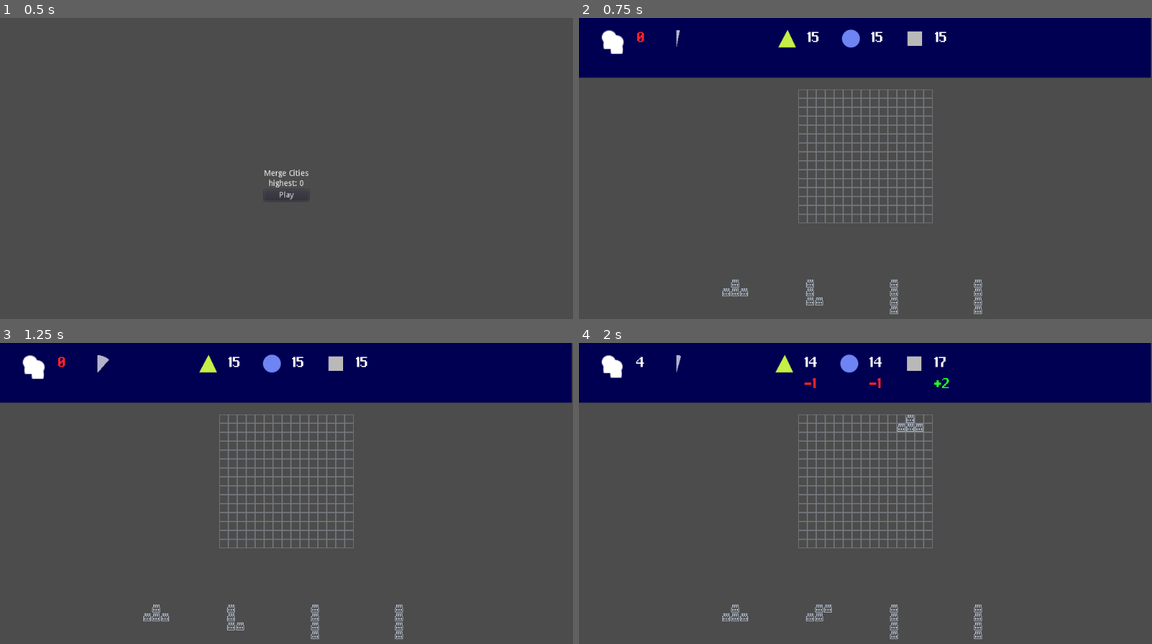
Above: before the commit, frames 1-4 (two rows, left to right).
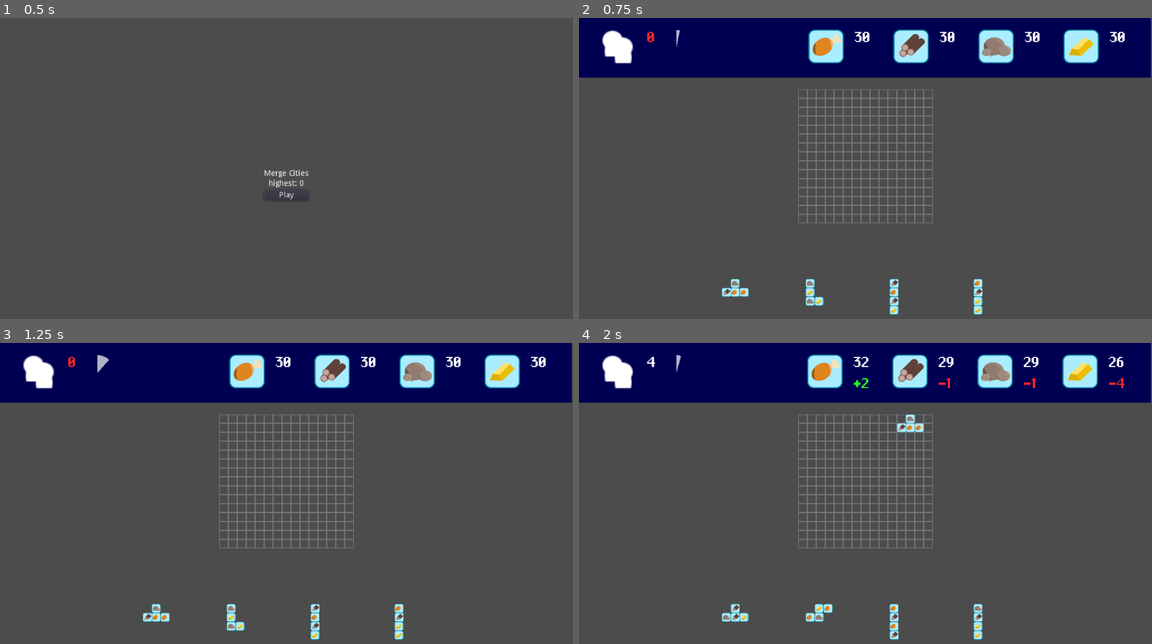
Above: after the commit, the same moments.

Repository: T4g1/gd-wildjam13
Game: Godot game, scene res://main.tscn
Same seed, same stepped clock (60 frames per second), same inputs: the game is played once before the commit and once after it.
Inputs (mouse positions are in pixels of both pictures, inside the frame that each line leads up to):
- Up to frame 1 (0.5 s): no input
- Up to frame 2 (0.75 s): click "Play" at 0.5 s
- Up to frame 3 (1.25 s): no input
- Up to frame 4 (2 s): tap Enter at 1.25 s; drag from (739, 622) to (922, 436) at 1.27 s

Frame 1 is identical in both runs. In frame 2, 4.4% of the frame differs, in the area x 3-96%, y 3-99%; in frame 3, 4.4%; in frame 4, 4.7%.

Commit message:
feat: display bloc icons

Diff:
--- a/nodes/City/City.tscn
+++ b/nodes/City/City.tscn
@@ -14,5 +14,6 @@
 
 [node name="Ghost" parent="." instance=ExtResource( 3 )]
 visible = false
+ghost = true
 
 [node name="Blocs" type="Node2D" parent="."]
--- a/nodes/GUIResources/GUIResources.gd
+++ b/nodes/GUIResources/GUIResources.gd
@@ -8,8 +8,9 @@
 
 func _ready():
 	resources_labels[ResourceType.Types.FOOD] = $Container/Resources/Food
-	resources_labels[ResourceType.Types.WATER] = $Container/Resources/Water
-	resources_labels[ResourceType.Types.IRON] = $Container/Resources/Iron
+	resources_labels[ResourceType.Types.WOOD] = $Container/Resources/Wood
+	resources_labels[ResourceType.Types.ROCK] = $Container/Resources/Rock
+	resources_labels[ResourceType.Types.GOLD] = $Container/Resources/Gold
 
 	for type in range(0, ResourceType.Types.size()):
 		var resource: ResourceLabels = resources_labels[type]
--- a/nodes/GUIResources/GUIResources.tscn
+++ b/nodes/GUIResources/GUIResources.tscn
@@ -1,12 +1,13 @@
-[gd_scene load_steps=8 format=2]
+[gd_scene load_steps=9 format=2]
 
 [ext_resource path="res://nodes/GUIResources/GUIResources.gd" type="Script" id=1]
 [ext_resource path="res://nodes/ResourceLabels/ResourceLabels.tscn" type="PackedScene" id=2]
 [ext_resource path="res://assets/population-icon.png" type="Texture" id=3]
 [ext_resource path="res://scripts/ConsumeBar.gd" type="Script" id=4]
-[ext_resource path="res://assets/food-icon.png" type="Texture" id=5]
-[ext_resource path="res://assets/water-icon.png" type="Texture" id=6]
-[ext_resource path="res://assets/iron-icon.png" type="Texture" id=7]
+[ext_resource path="res://assets/icons/food.png" type="Texture" id=5]
+[ext_resource path="res://assets/icons/wood.png" type="Texture" id=6]
+[ext_resource path="res://assets/icons/rock.png" type="Texture" id=7]
+[ext_resource path="res://assets/icons/gold.png" type="Texture" id=8]
 
 [node name="GUIResources" type="Control"]
 anchor_right = 1.0
@@ -45,29 +46,37 @@
 script = ExtResource( 4 )
 
 [node name="Resources" type="HBoxContainer" parent="Container"]
+anchor_left = 0.1
 anchor_top = 0.2
 anchor_right = 1.0
 anchor_bottom = 0.8
+margin_left = -93.9
 custom_constants/separation = 40
-alignment = 1
+alignment = 2
 __meta__ = {
 "_edit_lock_": true
 }
 
 [node name="Food" parent="Container/Resources" instance=ExtResource( 2 )]
-margin_left = 309.0
-margin_right = 389.0
+margin_left = 371.0
+margin_right = 483.0
 margin_bottom = 66.0
 icon = ExtResource( 5 )
 
-[node name="Water" parent="Container/Resources" instance=ExtResource( 2 )]
-margin_left = 429.0
-margin_right = 509.0
+[node name="Wood" parent="Container/Resources" instance=ExtResource( 2 )]
+margin_left = 523.0
+margin_right = 635.0
 margin_bottom = 66.0
 icon = ExtResource( 6 )
 
-[node name="Iron" parent="Container/Resources" instance=ExtResource( 2 )]
-margin_left = 549.0
-margin_right = 629.0
+[node name="Rock" parent="Container/Resources" instance=ExtResource( 2 )]
+margin_left = 675.0
+margin_right = 787.0
 margin_bottom = 66.0
 icon = ExtResource( 7 )
+
+[node name="Gold" parent="Container/Resources" instance=ExtResource( 2 )]
+margin_left = 827.0
+margin_right = 939.0
+margin_bottom = 66.0
+icon = ExtResource( 8 )
--- a/nodes/Grid/Grid.gd
+++ b/nodes/Grid/Grid.gd
@@ -43,14 +43,15 @@
 	$Content.clear()
 
 # Takes an array and copies it into the current grid
-# TODO: Gives tiles instead of boolean
-func set_content(array, size):
+func set_content(array, size, values):
 	$Content.clear()
 
+	var v_index := 0
 	for x in range(size):
 		for y in range(size):
 			if array[y][x]:
-				$Content.set_cell(x, y, 0)
+				$Content.set_cell(x, y, values[v_index])
+				v_index += 1
 
 # Compute how many cells are occupied
 func get_size():
--- a/nodes/Grid/Grid.tscn
+++ b/nodes/Grid/Grid.tscn
@@ -1,9 +1,13 @@
-[gd_scene load_steps=7 format=2]
+[gd_scene load_steps=11 format=2]
 
 [ext_resource path="res://nodes/Grid/Grid.gd" type="Script" id=1]
 [ext_resource path="res://assets/tiles/factory.png" type="Texture" id=2]
 [ext_resource path="res://assets/tiles/farm.png" type="Texture" id=3]
-[ext_resource path="res://assets/grid_lines.png" type="Texture" id=4]
+[ext_resource path="res://assets/tiles/food.png" type="Texture" id=4]
+[ext_resource path="res://assets/tiles/gold.png" type="Texture" id=5]
+[ext_resource path="res://assets/tiles/rock.png" type="Texture" id=6]
+[ext_resource path="res://assets/tiles/wood.png" type="Texture" id=7]
+[ext_resource path="res://assets/grid_lines.png" type="Texture" id=8]
 
 [sub_resource type="TileSet" id=1]
 0/name = "factory.png 0"
@@ -26,10 +30,50 @@
 1/navigation_offset = Vector2( 0, 0 )
 1/shapes = [  ]
 1/z_index = 0
+2/name = "food.png 2"
+2/texture = ExtResource( 4 )
+2/tex_offset = Vector2( 0, 0 )
+2/modulate = Color( 1, 1, 1, 1 )
+2/region = Rect2( 0, 0, 16, 16 )
+2/tile_mode = 0
+2/occluder_offset = Vector2( 0, 0 )
+2/navigation_offset = Vector2( 0, 0 )
+2/shapes = [  ]
+2/z_index = 0
+4/name = "gold.png 4"
+4/texture = ExtResource( 5 )
+4/tex_offset = Vector2( 0, 0 )
+4/modulate = Color( 1, 1, 1, 1 )
+4/region = Rect2( 0, 0, 16, 16 )
+4/tile_mode = 0
+4/occluder_offset = Vector2( 0, 0 )
+4/navigation_offset = Vector2( 0, 0 )
+4/shapes = [  ]
+4/z_index = 0
+5/name = "rock.png 5"
+5/texture = ExtResource( 6 )
+5/tex_offset = Vector2( 0, 0 )
+5/modulate = Color( 1, 1, 1, 1 )
+5/region = Rect2( 0, 0, 16, 16 )
+5/tile_mode = 0
+5/occluder_offset = Vector2( 0, 0 )
+5/navigation_offset = Vector2( 0, 0 )
+5/shapes = [  ]
+5/z_index = 0
+6/name = "wood.png 6"
+6/texture = ExtResource( 7 )
+6/tex_offset = Vector2( 0, 0 )
+6/modulate = Color( 1, 1, 1, 1 )
+6/region = Rect2( 0, 0, 16, 16 )
+6/tile_mode = 0
+6/occluder_offset = Vector2( 0, 0 )
+6/navigation_offset = Vector2( 0, 0 )
+6/shapes = [  ]
+6/z_index = 0
 
 [sub_resource type="TileSet" id=2]
 0/name = "grid_lines.png 0"
-0/texture = ExtResource( 4 )
+0/texture = ExtResource( 8 )
 0/tex_offset = Vector2( 0, 0 )
 0/modulate = Color( 1, 1, 1, 1 )
 0/region = Rect2( 0, 0, 16, 16 )
--- a/nodes/Polymino/Polymino.gd
+++ b/nodes/Polymino/Polymino.gd
@@ -38,6 +38,7 @@
 
 enum PolyminoShape { Z = 0, S, L, J, O, I, W }
 export(PolyminoShape) var shape = PolyminoShape.Z setget set_shape
+export(bool) var ghost := false
 
 var bloc_packed: PackedScene = preload("res://nodes/Bloc/Bloc.tscn")
 
@@ -48,15 +49,21 @@
 		return
 
 	shape = new_shape
+	var tiles := []
 
 	for __ in range(0, TETROMINO_SIZE):
 		# Create Bloc from prefab
 		var bloc: Bloc = bloc_packed.instance()
-		bloc.prod_type = randi() % ResourceType.Types.size()
+		var type := randi() % ResourceType.Types.size()
+		bloc.prod_type = type
 		blocs.push_front(bloc)
+		if !ghost:
+			tiles.push_front(ResourceType.TYPES_TILES_ID[type])
+		else:
+			tiles.push_front(0)
 
 	# TODO give types to set_content
-	$Grid.set_content(PATTERN[shape], TETROMINO_SIZE)
+	$Grid.set_content(PATTERN[shape], TETROMINO_SIZE, tiles)
 
 func _on_clicked():
 	emit_signal("clicked", self)
--- a/nodes/ResourceLabels/ResourceLabels.gd
+++ b/nodes/ResourceLabels/ResourceLabels.gd
@@ -12,23 +12,23 @@
 #var GREY: Color = Color('#838383')
 
 func _ready():
-  $Icon.texture = icon
-  if no_diff:
-    $Labels.remove_child(label_diff)
+	$Icon.texture = icon
+	if no_diff:
+		$Labels.remove_child(label_diff)
 
 func update_total(value: int):
-  label_total.text = str(value)
-  if value <= 0:
-    label_total.add_color_override("font_color", RED)
-  else:
-    label_total.add_color_override("font_color", Color(1,1,1))
+	label_total.text = str(value)
+	if value <= 0:
+		label_total.add_color_override("font_color", RED)
+	else:
+		label_total.add_color_override("font_color", Color(1,1,1))
 
 func update_diff(value: int):
-  if value > 0:
-    label_diff.text = '+' + str(value)
-    label_diff.add_color_override('font_color', GREEN)
-  elif value < 0:
-    label_diff.text = str(value)
-    label_diff.add_color_override('font_color', RED)
-  else:
-    label_diff.text = str('')
+	if value > 0:
+		label_diff.text = '+' + str(value)
+		label_diff.add_color_override('font_color', GREEN)
+	elif value < 0:
+		label_diff.text = str(value)
+		label_diff.add_color_override('font_color', RED)
+	else:
+		label_diff.text = str('')
--- a/nodes/ResourceLabels/ResourceLabels.tscn
+++ b/nodes/ResourceLabels/ResourceLabels.tscn
@@ -1,7 +1,7 @@
 [gd_scene load_steps=4 format=2]
 
 [ext_resource path="res://nodes/ResourceLabels/ResourceLabels.gd" type="Script" id=1]
-[ext_resource path="res://assets/food-icon.png" type="Texture" id=2]
+[ext_resource path="res://assets/tiles/food.png" type="Texture" id=2]
 [ext_resource path="res://assets/chi_kare_go.tres" type="DynamicFont" id=3]
 
 
@@ -13,15 +13,20 @@
 script = ExtResource( 1 )
 
 [node name="Icon" type="TextureRect" parent="."]
-margin_right = 32.0
-margin_bottom = 162.0
-size_flags_horizontal = 3
+margin_right = 64.0
+margin_bottom = 64.0
+rect_min_size = Vector2( 64, 64 )
+rect_clip_content = true
+size_flags_horizontal = 2
+size_flags_vertical = 2
+size_flags_stretch_ratio = 0.0
 texture = ExtResource( 2 )
+expand = true
 stretch_mode = 5
 
 [node name="Labels" type="VBoxContainer" parent="."]
-margin_left = 52.0
-margin_right = 80.0
+margin_left = 84.0
+margin_right = 112.0
 margin_bottom = 162.0
 custom_constants/separation = 10
 
--- a/nodes/ResourcesManager/ResourcesManager.gd
+++ b/nodes/ResourcesManager/ResourcesManager.gd
@@ -10,7 +10,7 @@
 var diffs: Dictionary = {}
 var population := 0
 
-export(int) var base = 15
+export(int) var base = 30
 
 func _ready():
 	reset()
--- a/scripts/ResourceType.gd
+++ b/scripts/ResourceType.gd
@@ -2,7 +2,15 @@
 class_name ResourceType
 
 enum Types {
-  FOOD,
-  IRON,
-  WATER,
+	FOOD,
+	ROCK,
+	WOOD,
+	GOLD
 }
+
+const TYPES_TILES_ID := {
+	0: 2,
+	1: 5,
+	2: 6,
+	3: 4
+}
Binary file added: assets/icons/food.png
Not shown, added: assets/icons/food.png.import
Binary file added: assets/icons/gold.png
Not shown, added: assets/icons/gold.png.import
Binary file added: assets/icons/rock.png
Not shown, added: assets/icons/rock.png.import
Binary file added: assets/icons/wood.png
Not shown, added: assets/icons/wood.png.import
Binary file added: assets/tiles/food.png
Not shown, added: assets/tiles/food.png.import
Binary file added: assets/tiles/gold.png
Not shown, added: assets/tiles/gold.png.import
(and 4 more such lines)
